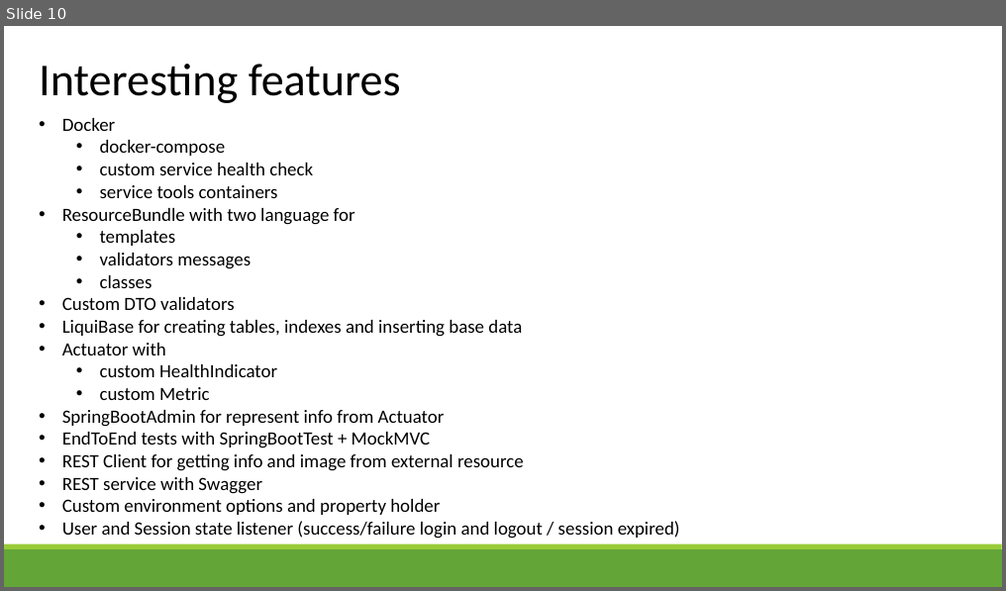
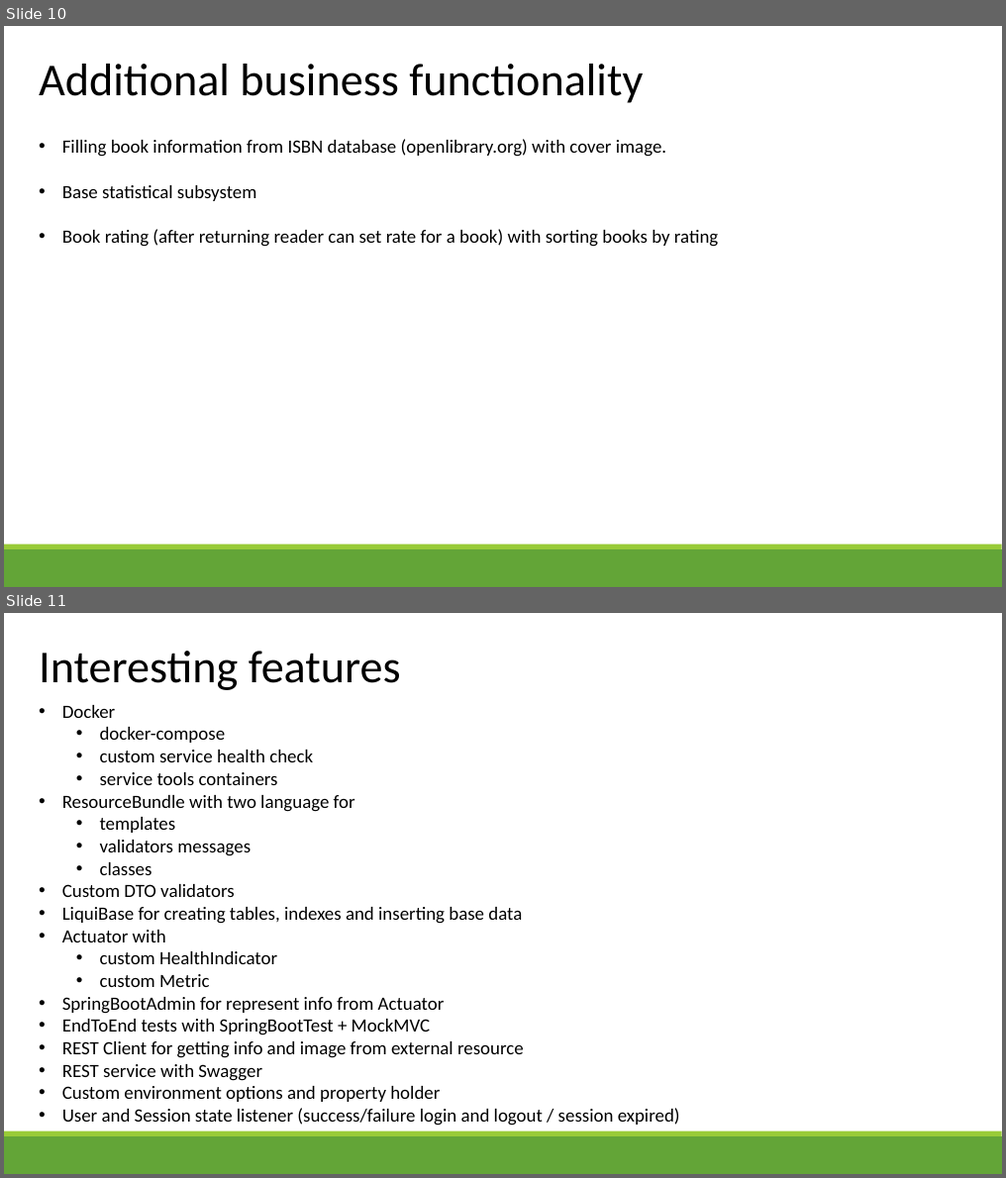
Before and after one commit to benzol45/EPAM_final_project, a slide deck: Library.pptx. Shown one above the other, each under a label of ours: slide 10 before the commit, slides 10 and 11 after it. The pictures are 1006x591 and 1006x1178 pixels, drawn with LibreOffice and Linux fonts; fonts in the diff are those of the drawing. Boxes give left, top, right and bottom in pixels: in the first picture for what was removed or moved away, otherwise in the second. Text is boxed around its words. In the diff, an @@ line names an element or a change of style, - is before the commit and + after.

Commit message:
add business functionality to Library.pptx

```diff
--- a/Library.pptx
+++ b/Library.pptx
@@ slide 10 added at [4, 26, 1002, 587], background #FFFFFF; not listed: 2 template elements that a slide beside it also shows @@
@@ text added at [39, 64, 643, 103], 44 pt, text #000000 @@
+Additional business functionality
@@ text added at [62, 139, 718, 247], 18 pt, text #000000 @@
+• Filling book information from ISBN database (openlibrary.org) with cover image.
+• Base statistical subsystem
+• Book rating (after returning reader can set rate for a book) with sorting books by rating
@@ what was slide 10 is now slide 11 @@
```
Also in this commit, not shown: 1 slide changed, 1 other file.
